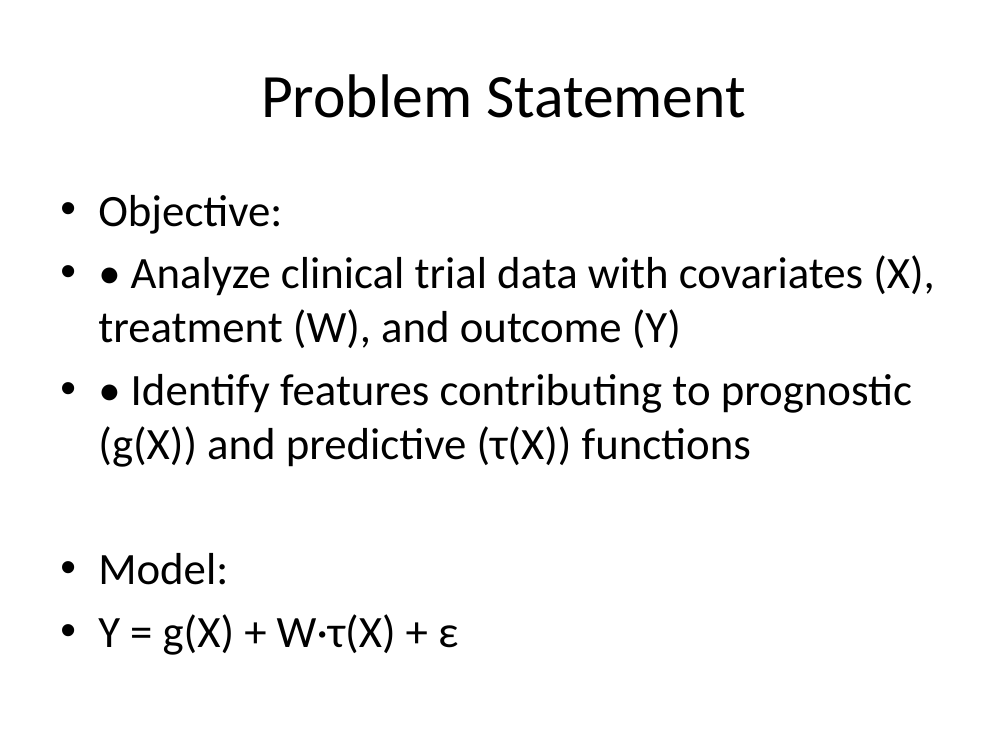
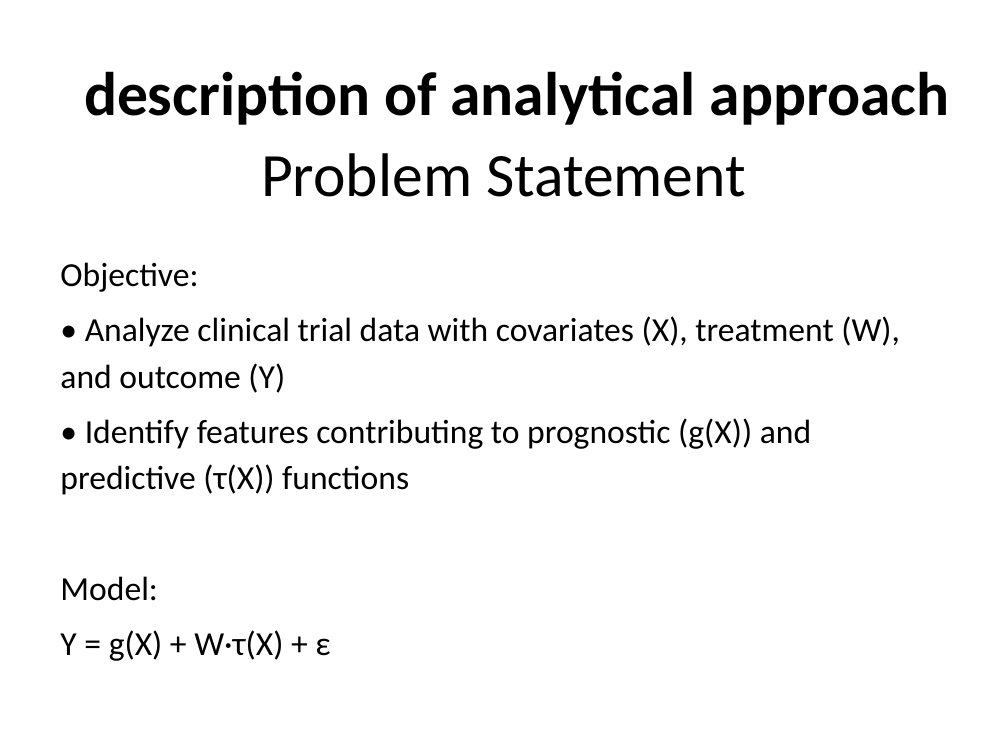
Before and after one commit to yotamdery/causal-inference-clinical-trial, a slide deck: slide 2 of presentation_deck.pptx. Drawn at 1008x756 pixels with LibreOffice and Linux fonts; fonts in the diff are those of the drawing. Boxes give left, top, right and bottom in pixels: in the first picture for what was removed or moved away, otherwise in the second. Text is boxed around its words. In the diff, an @@ line names an element or a change of style, - is before the commit and + after.

```diff
--- a/presentation_deck.pptx
+++ b/presentation_deck.pptx
@@ title added at (84,71,950,125), 44 pt, text #000000, bold @@
+description of analytical approach
@@ title "Problem Statement": place and size @@
-title "Problem Statement" at (261,74,746,118)
+title "Problem Statement" at (261,153,746,197)
@@ text "Objective:": place and size @@
-text "Objective:" at (98,195,935,655)
+text "Objective:" at (60,262,900,661)
@@ text "Objective:" at (60,262,900,661): size 32 to 24 pt; bullet • to none; line spacing 1 to 1.15; less space between paragraphs @@
```
Also in this commit, not shown: 10 other slides changed, 3 other files.
